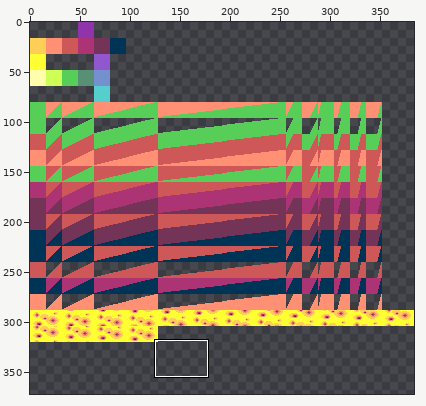
Two versions of one pixel-art file, game/assets/graphics/tiles.aseprite. Above, an overview of the earlier version with the close-up marked.
Close-up. Old version:
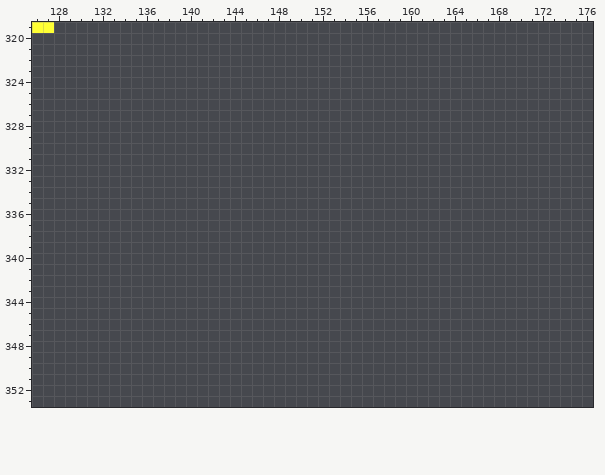
384x656 pixels, 1 frame. Shown: x 126..176, y 319..353. The wide view leaves out empty margins. The commit also changed other parts of the picture, which this record leaves out.
After the commit:
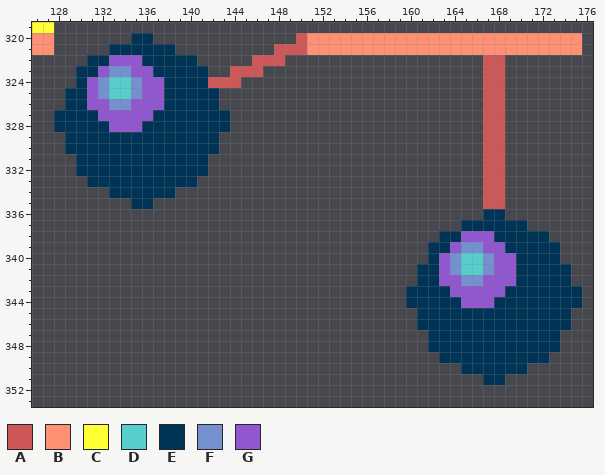
Palette (. is transparent): A #ce5757  B #ff9074  C #ffff34  D #57cece  E #003457  F #7490ce  G #9057ce
Diff:
y 320: x 126..127 .. -> BB; x 135..136 .. -> EE; x 150..175 .......................... -> ABBBBBBBBBBBBBBBBBBBBBBBBB
y 321: x 126..127 .. -> BB; x 133..138 ...... -> EEEEEE; x 148..175 ............................ -> AAABBBBBBBBBBBBBBBBBBBBBBBBB
y 322: x 131..140 .......... -> EEGGGEEEEE; x 146..148 ... -> AAA; x 167..168 .. -> AA
y 323: x 130..141 ............ -> EEGFFGGEEEEE; x 144..146 ... -> AAA; x 167..168 .. -> AA
y 324: x 130..144 ............... -> EGFDDFGGEEEEAAA; x 167..168 .. -> AA
y 325: x 129..142 .............. -> EEGFDDFGGEEEEE; x 167..168 .. -> AA
y 326: x 129..142 .............. -> EEGGFFGGGEEEEE; x 167..168 .. -> AA
y 327: x 128..143 ................ -> EEEEGGGGGEEEEEEE; x 167..168 .. -> AA
y 328: x 128..143 ................ -> EEEEEGGGEEEEEEEE; x 167..168 .. -> AA
y 329..330: x 129..142 .............. -> EEEEEEEEEEEEEE; x 167..168 .. -> AA
y 331..332: x 130..141 ............ -> EEEEEEEEEEEE; x 167..168 .. -> AA
y 333: x 131..140 .......... -> EEEEEEEEEE; x 167..168 .. -> AA
y 334: x 133..138 ...... -> EEEEEE; x 167..168 .. -> AA
y 335: x 135..136 .. -> EE; x 167..168 .. -> AA
y 336: x 167..168 .. -> EE
y 337: x 165..170 ...... -> EEEEEE
y 338: x 163..172 .......... -> EEGGGEEEEE
y 339: x 162..173 ............ -> EEGFFGGEEEEE
y 340: x 162..173 ............ -> EGFDDFGGEEEE
y 341: x 161..174 .............. -> EEGFDDFGGEEEEE
y 342: x 161..174 .............. -> EEGGFFGGGEEEEE
y 343: x 160..175 ................ -> EEEEGGGGGEEEEEEE
y 344: x 160..175 ................ -> EEEEEGGGEEEEEEEE
y 345..346: x 161..174 .............. -> EEEEEEEEEEEEEE
y 347..348: x 162..173 ............ -> EEEEEEEEEEEE
y 349: x 163..172 .......... -> EEEEEEEEEE
y 350: x 165..170 ...... -> EEEEEE
y 351: x 167..168 .. -> EE
Changed places in both close-ups, as pixel boxes (x1, y1, x2, y2):
added: (32, 33, 582, 385)
